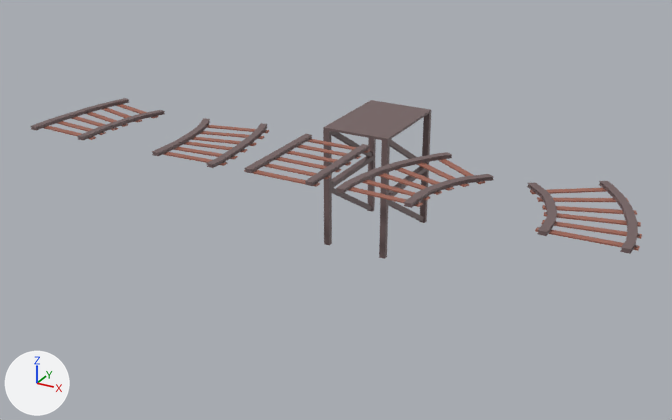
The Blender file Modelos/Cenario Cowboy/breder semestre2 semana 1.blend, before and after one commit.
Camera for both pictures: a camera (50 mm lens) standing at (11.32, -11.2, 8.38) and looking at (0.91, 7.73, -1.08). The lights are fixed; the arrows at lower left show +X, +Y and +Z.

In view in the first picture: 'PoanteFerroviaria', 'Trilho', 'Trilho.Curva.Maior.Direita', 'Trilho.Curva.Maior.Esquerda', 'Trilho.Curva.Menor.Direita', 'Trilho.Curva.Menor.Esquerda'.
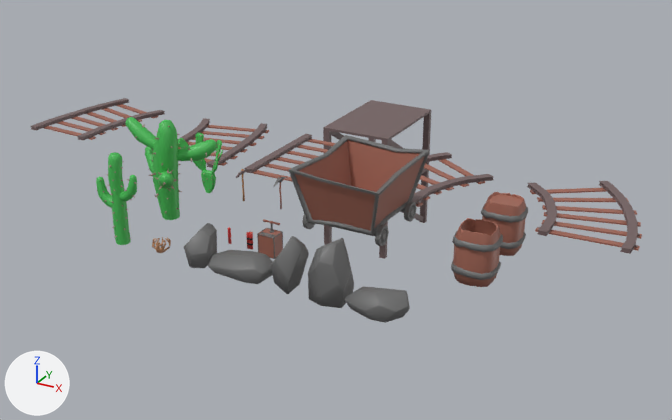
The edits, one by one:
Object 'Tumbleweed' (ob_tumbleweed) is now shown.
Object 'CarrinhoMina' (ob_carrinhomina) is now shown.
Object 'Picareta.1' (ob_picareta_1) is now shown.
Object 'Picareta.2' (ob_picareta_2) is now shown.
Object 'Pedra1' (ob_pedra1) is now shown.
Object 'Pedra2' (ob_pedra2) is now shown.
Object 'Pedra3' (ob_pedra3) is now shown.
Object 'Pedra4' (ob_pedra4) is now shown.
Object 'Pedra5' (ob_pedra5) is now shown.
Object 'Cactus1' (ob_cactus1) is now shown.
Object 'Cactus2' (ob_cactus2) is now shown.
Object 'Cactus3' (ob_cactus3) is now shown.
Object 'Dinamite' (ob_dinamite) is now shown.
Object 'Dinamite.Maco' (ob_dinamite_maco) is now shown.
Object 'Dinamite.Detonador' (ob_dinamite_detonador) is now shown.
Object 'Barril.Aberto' (ob_barril_aberto) is now shown.
Object 'Barril.Fechado' (ob_barril_fechado) is now shown.

Changed parts and their boxes (x1, y1, x2, y2) in the pictures (672 x 420 px):
'CarrinhoMina', shown (brown)
    after: (288, 135, 430, 246)
'Cactus2', shown (green)
    after: (125, 117, 217, 220)
'Barril.Aberto', shown (brown)
    after: (451, 218, 503, 287)
'Pedra4', shown
    after: (308, 238, 354, 308)
'Barril.Fechado', shown
    after: (481, 192, 528, 256)
'Cactus1', shown (green)
    after: (96, 152, 137, 245)
'Pedra5', shown
    after: (345, 287, 410, 323)
'Pedra2', shown
    after: (208, 250, 273, 284)
'Pedra3', shown
    after: (270, 236, 309, 294)
'Pedra1', shown
    after: (184, 223, 217, 268)
'Dinamite.Detonador', shown (brown)
    after: (257, 219, 283, 259)
'Cactus3', shown (green)
    after: (178, 132, 223, 193)
'Tumbleweed', shown
    after: (152, 237, 171, 253)
'Dinamite.Maco', shown
    after: (246, 232, 253, 249)
'Picareta.1', shown
    after: (236, 169, 250, 201)
'Picareta.2', shown
    after: (274, 175, 286, 209)
